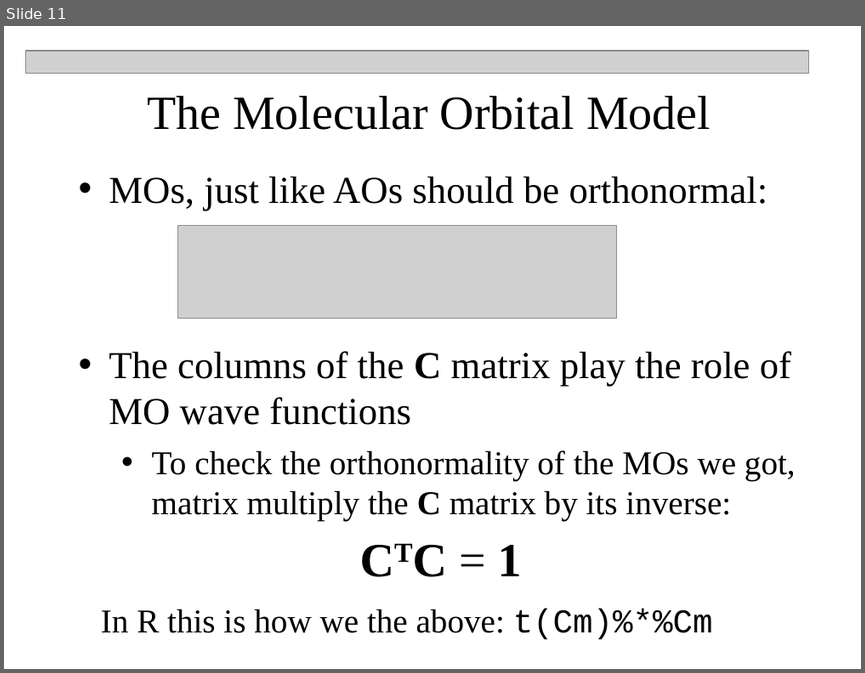
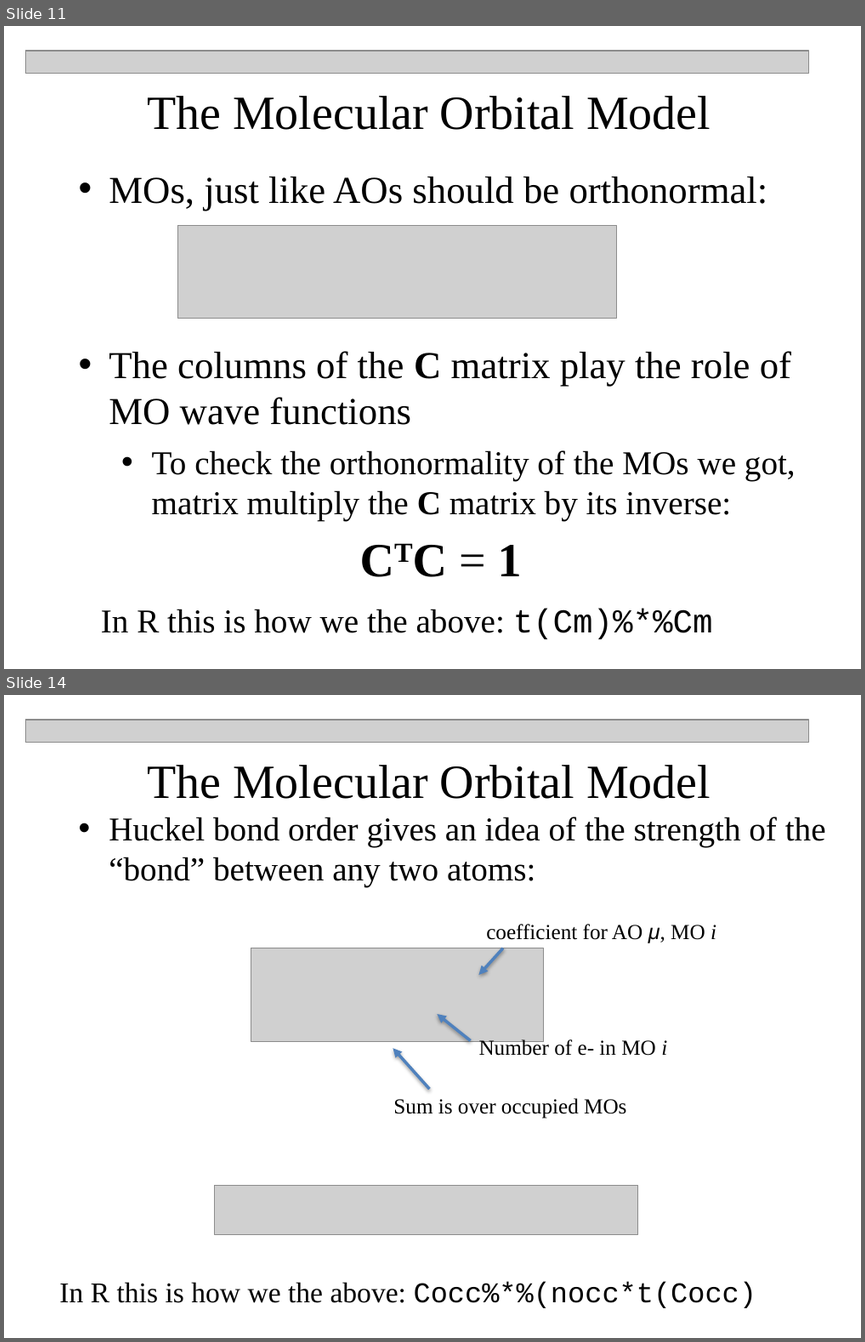
Before and after one commit to npetraco/CHE302, a slide deck: Laboratories/Lab5/Huckel_MO_Workshop.pptx. Shown one above the other, each under a label of ours: slide 11 before the commit, slides 11 and 14 after it; the slides between them are not shown. The pictures are 865x673 and 865x1342 pixels, drawn with LibreOffice and Linux fonts; fonts in the diff are those of the drawing; grey boxes stand for pictures. Boxes give left, top, right and bottom in pixels: in the first picture for what was removed or moved away, otherwise in the second. Text is boxed around its words. In the diff, an @@ line names an element or a change of style, - is before the commit and + after.

```diff
--- a/Laboratories/Lab5/Huckel_MO_Workshop.pptx
+++ b/Laboratories/Lab5/Huckel_MO_Workshop.pptx
@@ slide 14 added at box(4, 695, 861, 1338), background #FFFFFF @@
@@ picture added at box(25, 720, 808, 743) @@
@@ text added at box(147, 765, 710, 799), 40 pt, text #000000 @@
+The Molecular Orbital Model
@@ text added at box(109, 817, 826, 886), 28 pt, text #000000 @@
+  • Huckel bond order gives an idea of the strength of the “bond” between any two atoms:
@@ text added at box(486, 924, 716, 943), 18 pt, text #000000 @@
+coefficient for AO μ, MO i
@@ picture added at box(251, 947, 544, 1041) @@
@@ arrow added from (503, 947) to (478, 975), #4F81BD 2.5 pt @@
@@ arrow added from (470, 1040) to (437, 1014), #4F81BD 2.5 pt @@
@@ arrow added from (429, 1089) to (393, 1048), #4F81BD 2.5 pt @@
@@ text added at box(479, 1038, 667, 1055), 18 pt, text #000000 @@
+Number of e- in MO i
@@ text added at box(393, 1098, 626, 1118), 18 pt, text #000000 @@
+Sum is over occupied MOs
@@ picture added at box(215, 1185, 638, 1234) @@
@@ text added at box(59, 1281, 756, 1308), 24 pt, text #000000 @@
+In R this is how we the above: Cocc%*%(nocc*t(Cocc)
```
Also in this commit, not shown: 1 slide changed, 2 other slides added, 3 other files.
